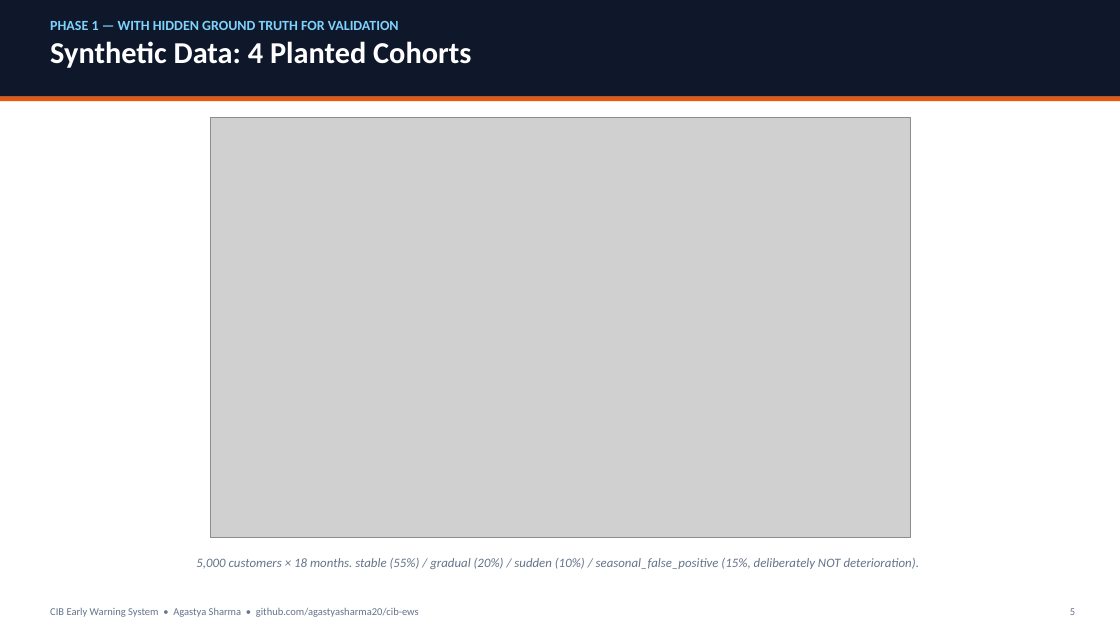
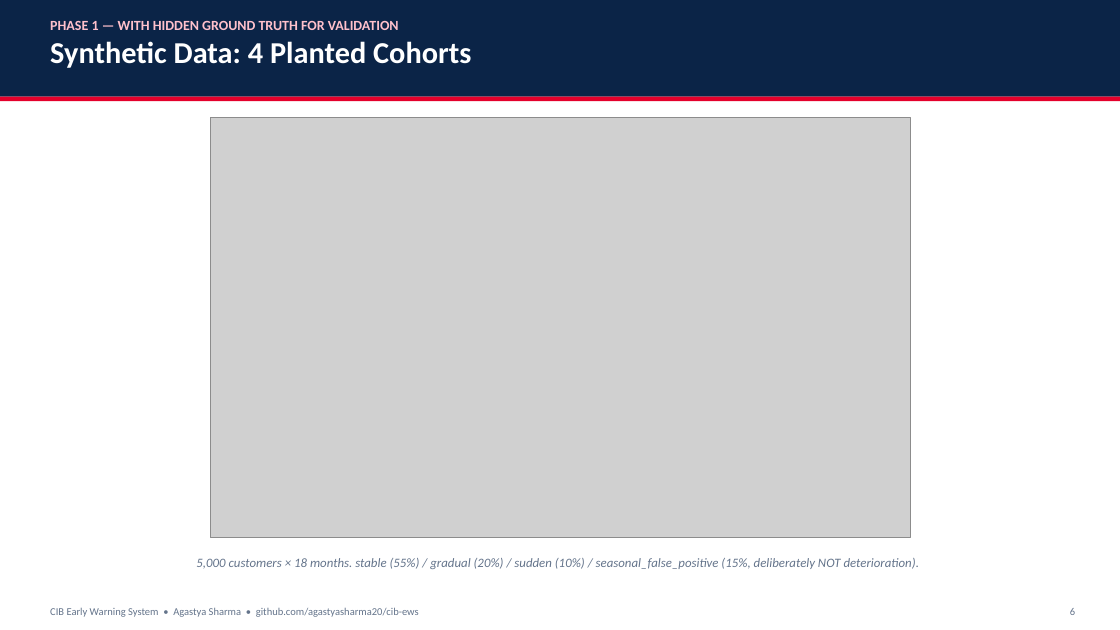
Before and after one commit to agastyasharma20/cib-ews, a slide deck: slide 6 of docs/CIB_EWS_Presentation.pptx (slide 5 before the commit). Drawn at 1120x630 pixels with LibreOffice and Linux fonts; fonts in the diff are those of the drawing; grey boxes stand for pictures. Boxes give left, top, right and bottom in pixels: in the first picture for what was removed or moved away, otherwise in the second. Text is boxed around its words. In the diff, an @@ line names an element or a change of style, - is before the commit and + after.

```diff
--- a/docs/CIB_EWS_Presentation.pptx
+++ b/docs/CIB_EWS_Presentation.pptx
@@ rectangle at [0, 0, 1120, 97]: fill #0F172A to #0B2447 @@
@@ text at [50, 21, 399, 30]: text colour #7DD3FC to #FFC1CC in "PHASE 1 — WITH HIDDEN GROUND TRUTH ..." @@
@@ rectangle at [0, 97, 1120, 102]: fill #EA580C to #E4002B @@
```
Also in this commit, not shown: 14 other slides changed, 3 slides added, 1 other file.
